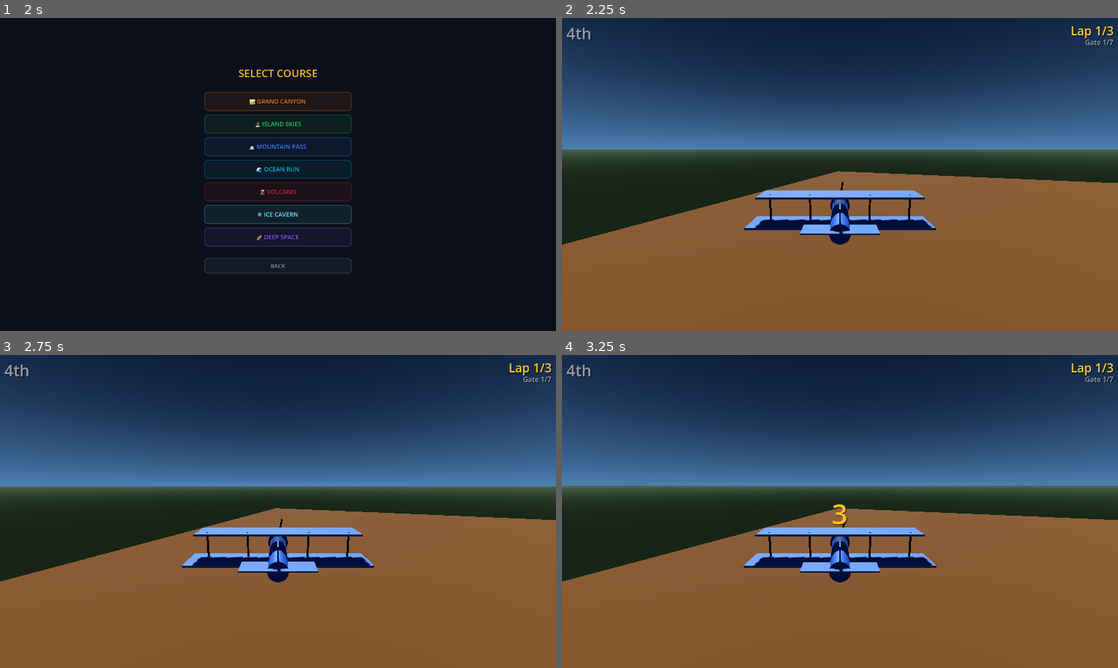
Above: before the commit, frames 1-4 (two rows, left to right).
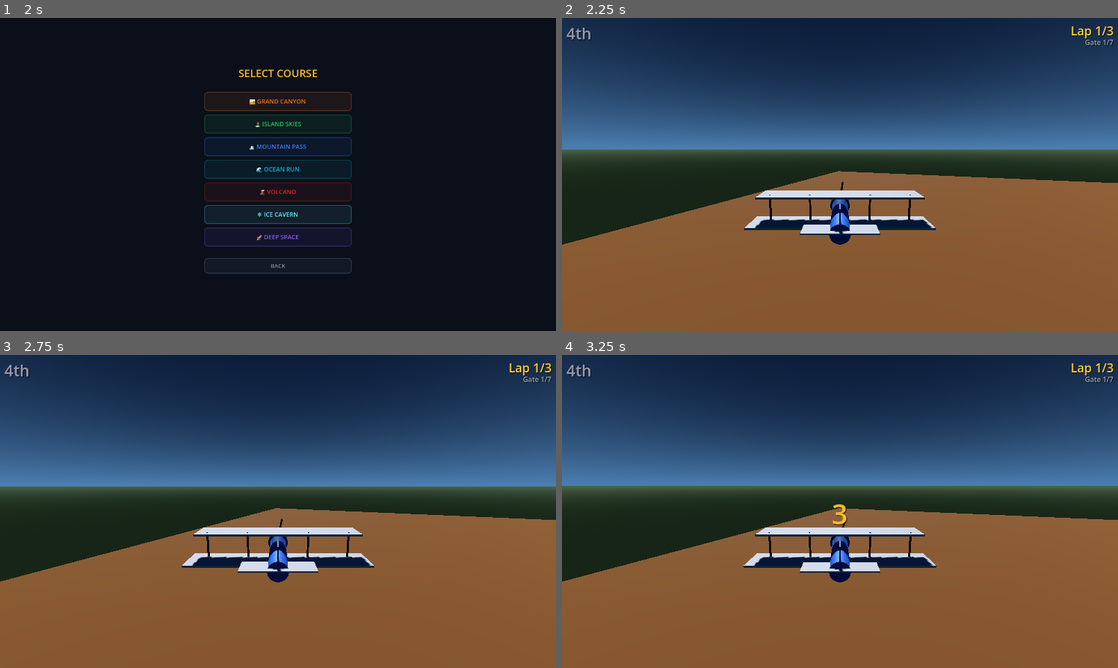
Above: after the commit, the same moments.

Repository: withdoron/ephraim-games
Game: Godot game, scene res://node_3d.tscn
The game is run twice, just before and just after one commit, with the same random seed, the same clock (stepped at 60 frames per second) and the same inputs.
Inputs (mouse positions are in pixels of both pictures, inside the frame that each line leads up to):
- Up to frame 1 (2 s): click "RACE" at 0.5 s; click "1 PLAYER" at 1.25 s
- Up to frame 2 (2.25 s): click "🏜️ GRAND CANYON" at 2 s
- Up to frame 3 (2.75 s): no input
- Up to frame 4 (3.25 s): tap Enter at 2.75 s; move the mouse to (962, 495) at 2.77 s; hold Right (ui_right) from 2.78 s (still down); tap P at 2.85 s; click (962, 495) at 2.92 s; tap Space at 3.02 s

Frame 1 is identical in both runs. In frame 2, 1.3% of the frame differs, in the area x 32-68%, y 55-69%; in frame 3, 1.4%, in the area x 32-68%, y 55-70%; in frame 4, 1.4%.

Commit message:
RINGSTORM-GODOT: fix player name, NPC times, wing colors
Player name: added racer_name var to player_plane.gd, set from
racer_data in main_setup. Results screen now shows BLUE/RED instead
of CharacterBody3D@288.

NPC finish times: force-finished racers are sorted by progress and
assigned staggered times (5s penalty + 3s per racer) instead of all
getting the same time.

Wing colors: racer_data now has explicit wing color per racer.
BLUE and RED get white wings, VIPER/BLAZE/STORM get black wings.
NPC _create_mesh uses wing_color variable instead of lightened body.
Player biplane builder reads wing color from racer_data.

Co-Authored-By: Claude Opus 4.6 (1M context) <noreply@anthropic.com>

Diff:
--- a/ringstorm/new-game-project/scripts/main_setup.gd
+++ b/ringstorm/new-game-project/scripts/main_setup.gd
@@ -289,13 +289,14 @@
 func _create_player_plane(data: Dictionary) -> CharacterBody3D:
 	var plane = CharacterBody3D.new()
 	plane.name = data["name"]
-	_build_biplane(plane, data["color"], data["color"].lightened(0.3))
+	_build_biplane(plane, data["color"], data.get("wing", data["color"].lightened(0.3)))
 	var cam = Camera3D.new(); cam.name = "Camera3D"; cam.current = true
 	cam.fov = 75.0; cam.far = 2000.0; cam.position = Vector3(0, 3, 8)
 	cam.rotation.x = deg_to_rad(-10); plane.add_child(cam)
 	var col = CollisionShape3D.new(); var shape = BoxShape3D.new()
 	shape.size = Vector3(2.0, 1.0, 3.5); col.shape = shape; plane.add_child(col)
 	plane.set_script(load("res://scripts/player_plane.gd"))
+	plane.racer_name = data["name"]
 	return plane
 
 func _create_npc(data: Dictionary) -> CharacterBody3D:
@@ -303,6 +304,7 @@
 	npc.name = data["name"]
 	npc.set_script(load("res://scripts/npc_plane.gd"))
 	npc.racer_color = data["color"]
+	npc.wing_color = data.get("wing", data["color"].lightened(0.3))
 	npc.racer_name = data["name"]
 	npc.max_speed = Settings.npc_speed + randf() * 1.0
 	# NPC _create_mesh is called in its _ready, so we override it
--- a/ringstorm/new-game-project/scripts/menu_ui.gd
+++ b/ringstorm/new-game-project/scripts/menu_ui.gd
@@ -131,7 +131,7 @@
 	_add_spacer(vbox, 15)
 	for i in range(finish_order.size()):
 		var r = finish_order[i]
-		var name_text = r.racer_name if r.has_method("get") and "racer_name" in r else r.name
+		var name_text = r.racer_name if "racer_name" in r else r.name
 		var suffix = ["st", "nd", "rd", "th", "th"][min(i, 4)]
 		var time_text = "%.1fs" % (r.finish_time / 60.0)
 		var color = Color(1.0, 0.85, 0.2) if i == 0 else Color(0.7, 0.7, 0.75) if i == 1 else Color(0.5, 0.55, 0.6)
--- a/ringstorm/new-game-project/scripts/npc_plane.gd
+++ b/ringstorm/new-game-project/scripts/npc_plane.gd
@@ -2,6 +2,7 @@
 # NPC AI racer — ported from Ringstorm.jsx updateNPC() lines 917-998
 
 @export var racer_color: Color = Color.GREEN
+@export var wing_color: Color = Color(0.1, 0.1, 0.1)
 @export var racer_name: String = "NPC"
 
 # Flight state — matches browser racer object (lines 623-633)
@@ -66,12 +67,12 @@
 	skill_level = 0.7 + randf() * 0.3
 	_create_mesh()
 	original_body_color = racer_color
-	original_wing_color = racer_color.lightened(0.3)
+	original_wing_color = wing_color
 
 func _create_mesh():
 	# Staggerwing biplane — same design as player, NPC colors
 	var accent = racer_color
-	var wing_col = racer_color.lightened(0.3)
+	var wing_col = wing_color
 	var accent_dark = accent.darkened(0.3)
 	var bmat = StandardMaterial3D.new(); bmat.albedo_color = accent; bmat.metallic = 0.3; bmat.roughness = 0.6
 	var dmat = StandardMaterial3D.new(); dmat.albedo_color = accent_dark; dmat.metallic = 0.3
--- a/ringstorm/new-game-project/scripts/player_plane.gd
+++ b/ringstorm/new-game-project/scripts/player_plane.gd
@@ -20,6 +20,7 @@
 var finish_position: int = 0
 var is_npc: bool = false
 var autopilot_gate: int = 0
+var racer_name: String = "BLUE"
 @export var player_id: int = 1  # 1 = WASD + gamepad 0, 2 = arrows + gamepad 1
 
 # Status effects
--- a/ringstorm/new-game-project/scripts/race_manager.gd
+++ b/ringstorm/new-game-project/scripts/race_manager.gd
@@ -56,13 +56,20 @@
 		var elapsed = (Time.get_ticks_msec() / 1000.0) - first_finish_time if first_finish_time > 0 else 0.0
 		if finish_order.size() >= 3 or elapsed > 15.0:
 			race_ended = true
-			# Force-finish remaining racers
-			for r in racers:
-				if not r.race_finished:
-					r.race_finished = true
-					r.finish_time = race_time
-					finish_order.append(r)
-					r.finish_position = finish_order.size()
+			# Force-finish remaining racers, sorted by progress
+			var unfinished: Array = racers.filter(func(r2): return not r2.race_finished)
+			unfinished.sort_custom(func(a, b):
+				var pa = a.current_lap * Settings.num_gates + a.current_gate
+				var pb = b.current_lap * Settings.num_gates + b.current_gate
+				return pa > pb  # More progress = better position
+			)
+			var penalty = race_time + 300  # 5 seconds after current time
+			for r in unfinished:
+				r.race_finished = true
+				r.finish_time = penalty
+				penalty += 180  # 3 seconds between each
+				finish_order.append(r)
+				r.finish_position = finish_order.size()
 			all_finished.emit(finish_order)
 			set_physics_process(false)
 
--- a/ringstorm/new-game-project/scripts/settings.gd
+++ b/ringstorm/new-game-project/scripts/settings.gd
@@ -43,11 +43,11 @@
 
 # Racer data — ported from Ringstorm.jsx lines 597-601
 var racer_data: Array = [
-	{ "id": "p1", "name": "BLUE", "color": Color(0.2, 0.5, 1.0), "npc": false },
-	{ "id": "p2", "name": "RED", "color": Color(0.94, 0.27, 0.27), "npc": false },
-	{ "id": "n1", "name": "VIPER", "color": Color(0.13, 0.77, 0.37), "npc": true },
-	{ "id": "n2", "name": "BLAZE", "color": Color(0.96, 0.62, 0.04), "npc": true },
-	{ "id": "n3", "name": "STORM", "color": Color(0.66, 0.33, 0.97), "npc": true },
+	{ "id": "p1", "name": "BLUE", "color": Color(0.2, 0.5, 1.0), "wing": Color(0.85, 0.85, 0.9), "npc": false },
+	{ "id": "p2", "name": "RED", "color": Color(0.94, 0.27, 0.27), "wing": Color(0.85, 0.85, 0.9), "npc": false },
+	{ "id": "n1", "name": "VIPER", "color": Color(0.1, 0.7, 0.2), "wing": Color(0.1, 0.1, 0.1), "npc": true },
+	{ "id": "n2", "name": "BLAZE", "color": Color(0.9, 0.6, 0.1), "wing": Color(0.1, 0.1, 0.1), "npc": true },
+	{ "id": "n3", "name": "STORM", "color": Color(0.6, 0.2, 0.8), "wing": Color(0.1, 0.1, 0.1), "npc": true },
 ]
 
 # Course params — ported from Ringstorm.jsx lines 124-126
